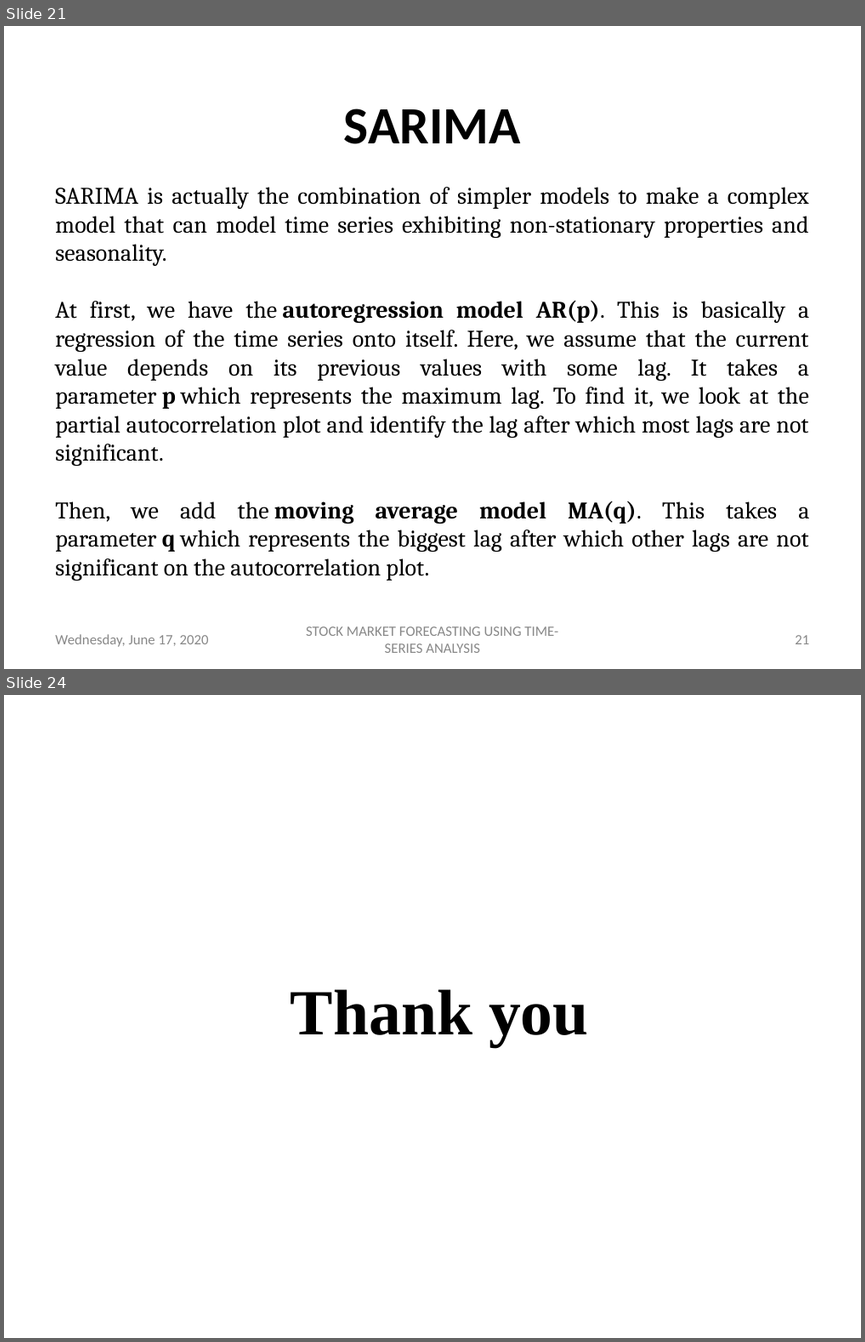
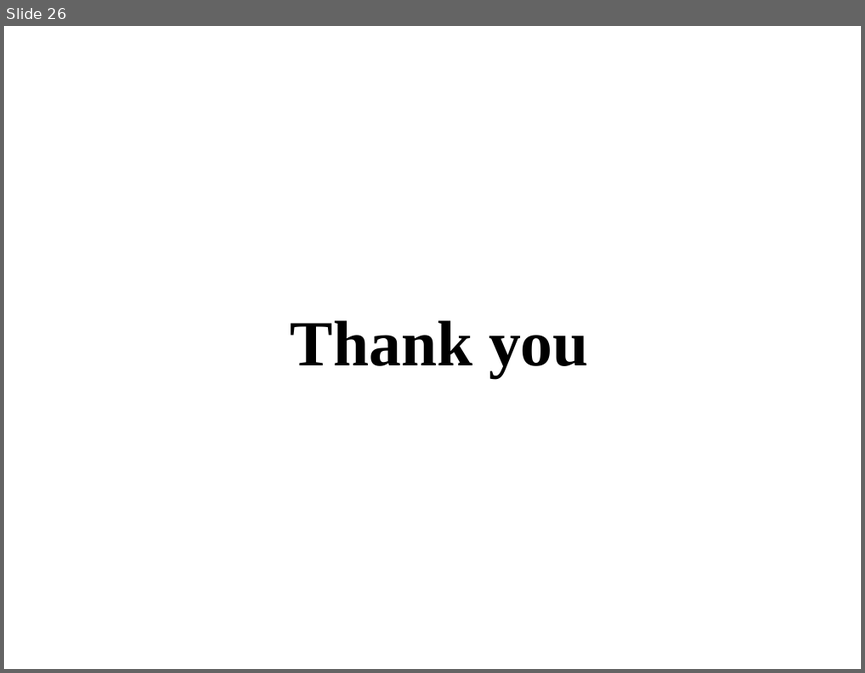
Before and after one commit to dipanshuagarwal/Stock-Market-Forecasting, a slide deck: Meetings/TIP - 10-06-2020.pptx. Shown one above the other, each under a label of ours: slides 21 and 24 before the commit, slide 26 after it; the slides between them are not shown. The pictures are 865x1342 and 865x673 pixels, drawn with LibreOffice and Linux fonts; fonts in the diff are those of the drawing; background and template pictures are left out. Boxes give left, top, right and bottom in pixels: in the first picture for what was removed or moved away, otherwise in the second. Text is boxed around its words. In the diff, an @@ line names an element or a change of style, - is before the commit and + after.

```diff
--- a/Meetings/TIP - 10-06-2020.pptx
+++ b/Meetings/TIP - 10-06-2020.pptx
@@ slide 21 removed at (x1=4, y1=26, x2=861, y2=669), background picture (left out) @@
@@ title removed at (x1=344, y1=108, x2=521, y2=144) @@
-SARIMA
@@ text removed at (x1=55, y1=187, x2=809, y2=580) @@
-SARIMA is actually the combination of simpler models to make a complex model that can model time series exhibiting non-stationary properties and seasonality.
-At first, we have the autoregression model AR(p). This is basically a regression of the time series onto itself. Here, we assume that the current value depends on its previous values with some lag. It takes a parameter p which represents the maximum lag. To find it, we look at the partial autocorrelation plot and identify the lag after which most lags are not significant.
-Then, we add the moving average model MA(q). This takes a parameter q which represents the biggest lag after which other lags are not significant on the autocorrelation plot.
@@ text removed at (x1=55, y1=634, x2=209, y2=646) @@
-Wednesday, June 17, 2020
@@ text removed at (x1=306, y1=626, x2=558, y2=652) @@
-STOCK MARKET FORECASTING USING TIME-SERIES ANALYSIS
@@ page number removed at (x1=794, y1=635, x2=809, y2=644) @@
-21
@@ what was slide 24 is now slide 26 @@
```
Also in this commit, not shown: 19 slides changed, 5 slides added, 2 other slides removed, 17 other files.
